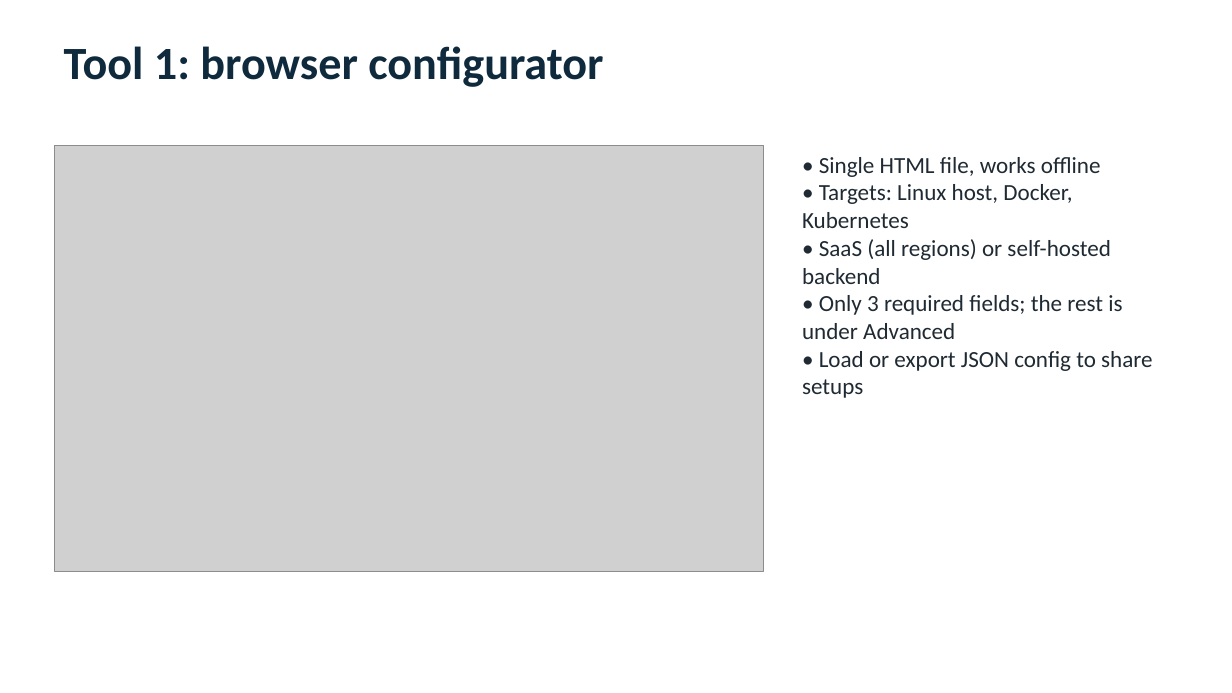
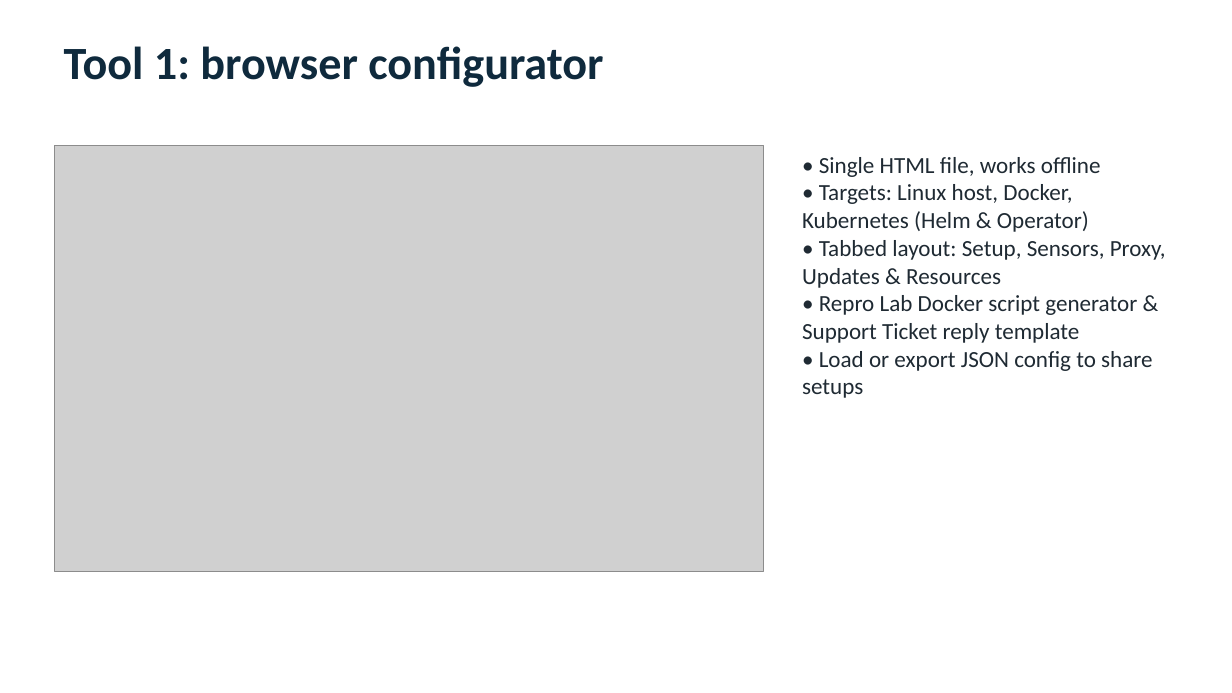
Before and after one commit to miodragmikrut1980/instana-agent-script, a slide deck: slide 3 of presentation/Instana-Agent-Installer.pptx. Drawn at 1232x693 pixels with LibreOffice and Linux fonts; fonts in the diff are those of the drawing; grey boxes stand for pictures. Boxes give left, top, right and bottom in pixels: in the first picture for what was removed or moved away, otherwise in the second. Text is boxed around its words. In the diff, an @@ line names an element or a change of style, - is before the commit and + after.

Commit message:
docs(presentation): update slides with Operator CR, confirmed live DBs, Repro Lab and Ticket Reply

```diff
--- a/presentation/Instana-Agent-Installer.pptx
+++ b/presentation/Instana-Agent-Installer.pptx
@@ text at (x1=802, y1=184, x2=1166, y2=343): text changed @@
-• Targets: Linux host, Docker, Kubernetes
-• SaaS (all regions) or self-hosted backend
-• Only 3 required fields; the rest is under Advanced
+• Targets: Linux host, Docker, Kubernetes (Helm & Operator)
+• Tabbed layout: Setup, Sensors, Proxy, Updates & Resources
+• Repro Lab Docker script generator & Support Ticket reply template
```
Also in this commit, not shown: 3 other slides changed.
